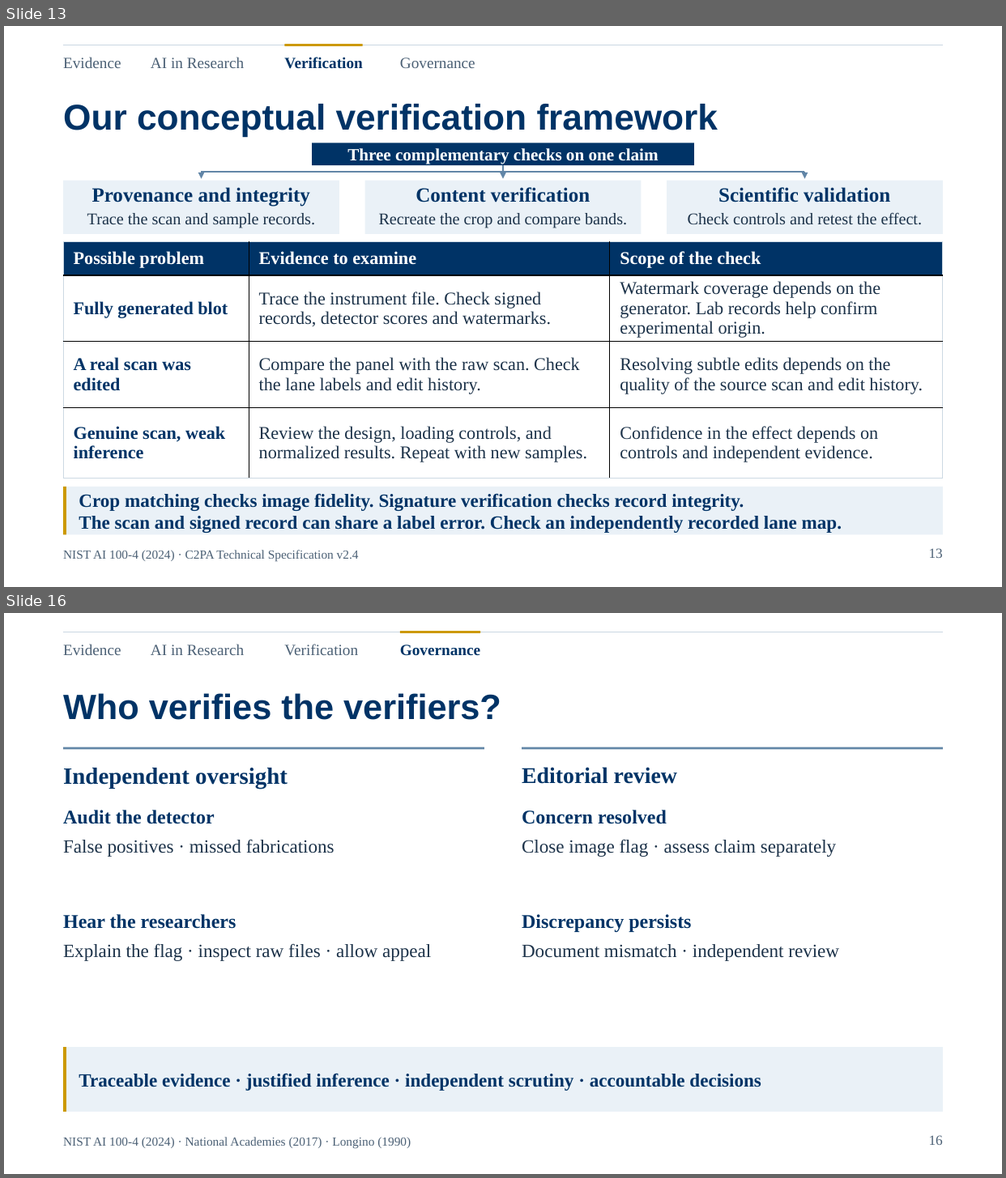
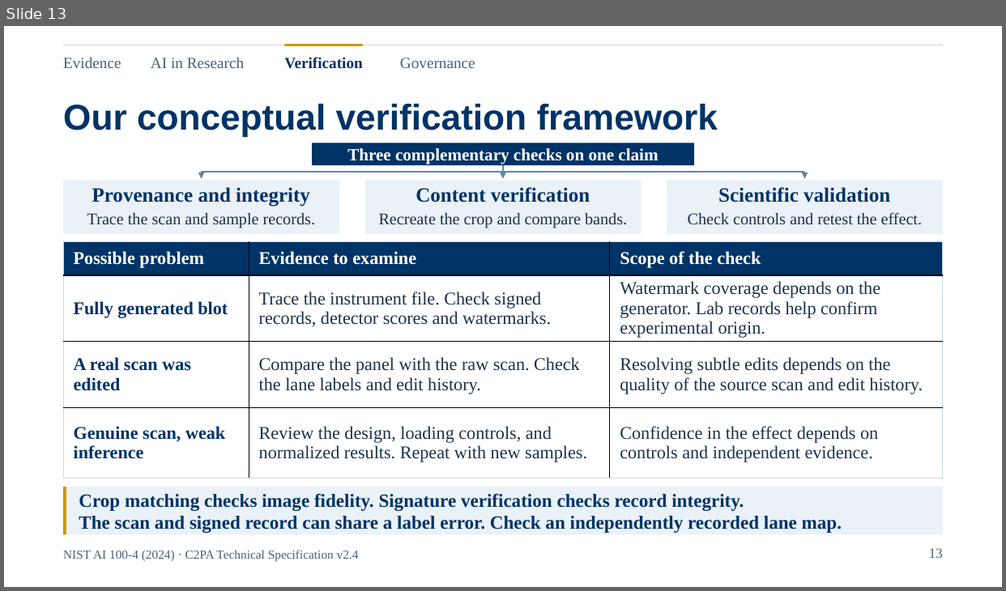
Before and after one commit to acmomo/cursor-playground, a slide deck: INFH5000_PPT_SpeakerAligned_KeywordVersion.pptx. Shown one above the other, each under a label of ours: slides 13 and 16 before the commit, slide 13 after it; the slides between them are not shown. The pictures are 1006x1178 and 1006x591 pixels, drawn with LibreOffice and Linux fonts; fonts in the diff are those of the drawing. Boxes give left, top, right and bottom in pixels: in the first picture for what was removed or moved away, otherwise in the second. Text is boxed around its words. In the diff, an @@ line names an element or a change of style, - is before the commit and + after.

```diff
--- a/INFH5000_PPT_SpeakerAligned_KeywordVersion.pptx
+++ b/INFH5000_PPT_SpeakerAligned_KeywordVersion.pptx
@@ slide 16 removed at [4,613,1002,1174], background #FFFFFF @@
@@ rectangle removed at [63,632,943,632] @@
@@ rectangle removed at [400,631,480,633] @@
@@ text removed at [63,644,121,655] @@
-Evidence
@@ text removed at [151,644,244,655] @@
-AI in Research
@@ text removed at [284,644,358,655] @@
-Verification
@@ text removed at [400,645,480,656] @@
-Governance
@@ text removed at [63,693,501,720] @@
-Who verifies the verifiers?
@@ rectangle removed at [63,747,484,749] @@
@@ rectangle removed at [522,747,943,749] @@
@@ text removed at [63,768,288,789] @@
-Independent oversight
@@ text removed at [522,767,677,784] @@
-Editorial review
@@ text removed at [63,810,215,824] @@
-Audit the detector
@@ text removed at [522,810,667,824] @@
-Concern resolved
@@ text removed at [63,839,334,857] @@
-False positives · missed fabrications
@@ text removed at [522,839,837,857] @@
-Close image flag · assess claim separately
@@ text removed at [63,914,236,929] @@
-Hear the researchers
@@ text removed at [522,914,691,932] @@
-Discrepancy persists
@@ text removed at [63,943,431,961] @@
-Explain the flag · inspect raw files · allow appeal
@@ text removed at [522,944,839,961] @@
-Document mismatch · independent review
@@ rectangle removed at [63,1047,943,1112] @@
@@ rectangle removed at [63,1047,66,1112] @@
@@ text removed at [79,1073,761,1091] @@
-Traceable evidence · justified inference · independent scrutiny · accountable decisions
@@ text removed at [63,1137,411,1149] @@
-NIST AI 100-4 (2024) · National Academies (2017) · Longino (1990)
@@ text removed at [929,1135,943,1145] @@
-16
```
Also in this commit, not shown: 7 slides changed, 2 slides added, 1 other slide removed.
